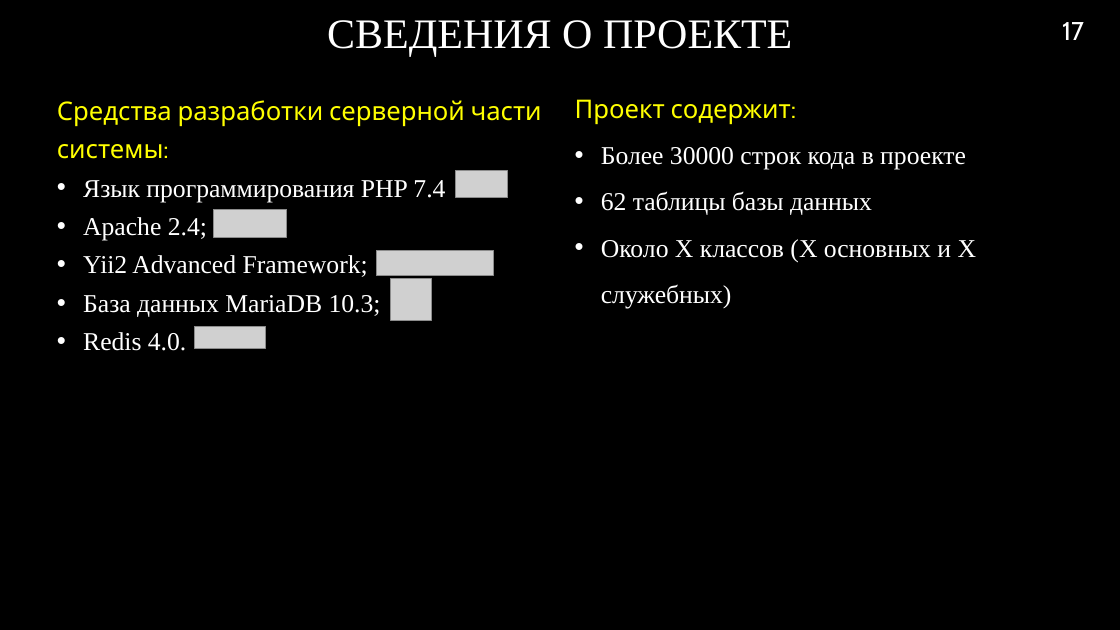
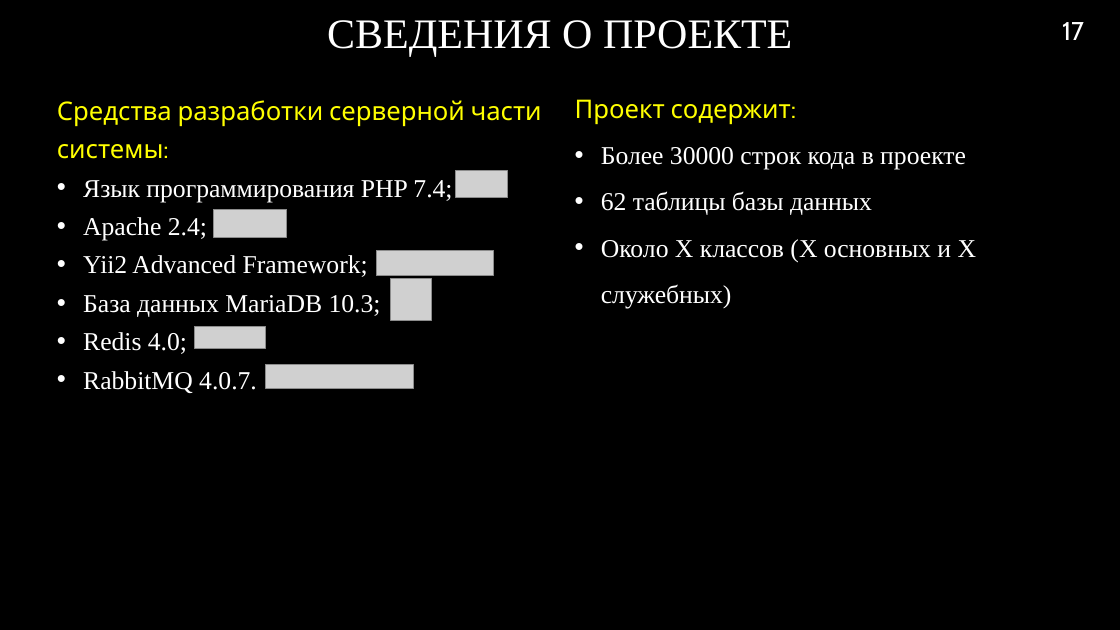
Before and after one commit to RAdKuzur/ASTU, a slide deck: slide 17 of Дипломная работа/Презентация.pptx. Drawn at 1120x630 pixels with LibreOffice and Linux fonts; fonts in the diff are those of the drawing; grey boxes stand for pictures; background and template pictures are left out. Boxes give left, top, right and bottom in pixels: in the first picture for what was removed or moved away, otherwise in the second. Text is boxed around its words. In the diff, an @@ line names an element or a change of style, - is before the commit and + after.

```diff
--- a/Дипломная работа/Презентация.pptx
+++ b/Дипломная работа/Презентация.pptx
@@ text at box(83, 180, 452, 202): text changed @@
-• Язык программирования PHP 7.4
+• Язык программирования PHP 7.4;
@@ text at box(83, 332, 257, 393): text changed @@
-• Redis 4.0.
+• Redis 4.0;
+• RabbitMQ 4.0.7.
@@ picture added at box(266, 365, 414, 388) @@
```
Also in this commit, not shown: 1 other file.
